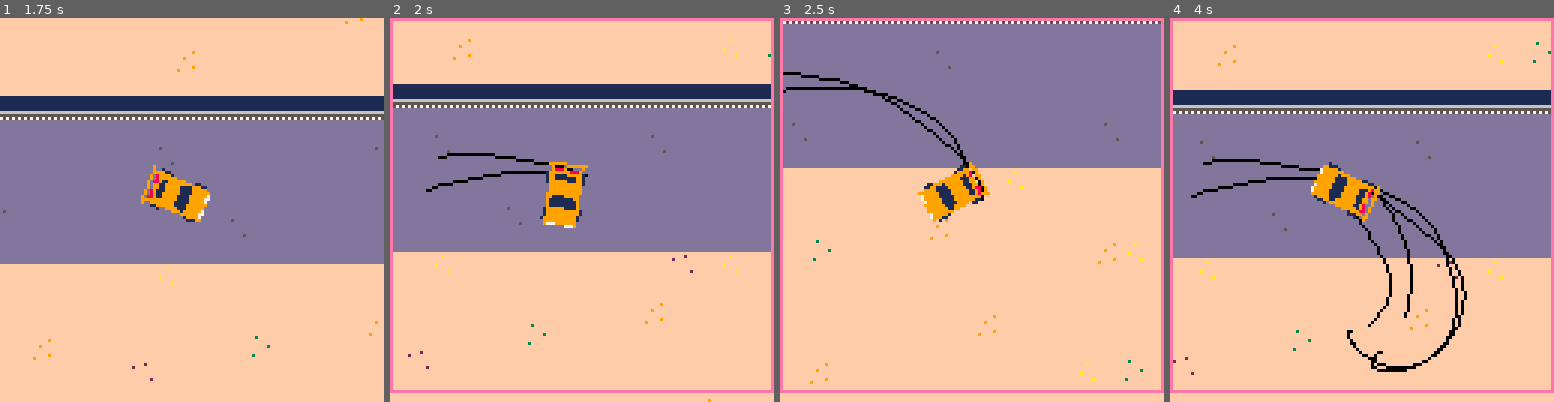
Above: before the commit, frames 1-4 (left to right).
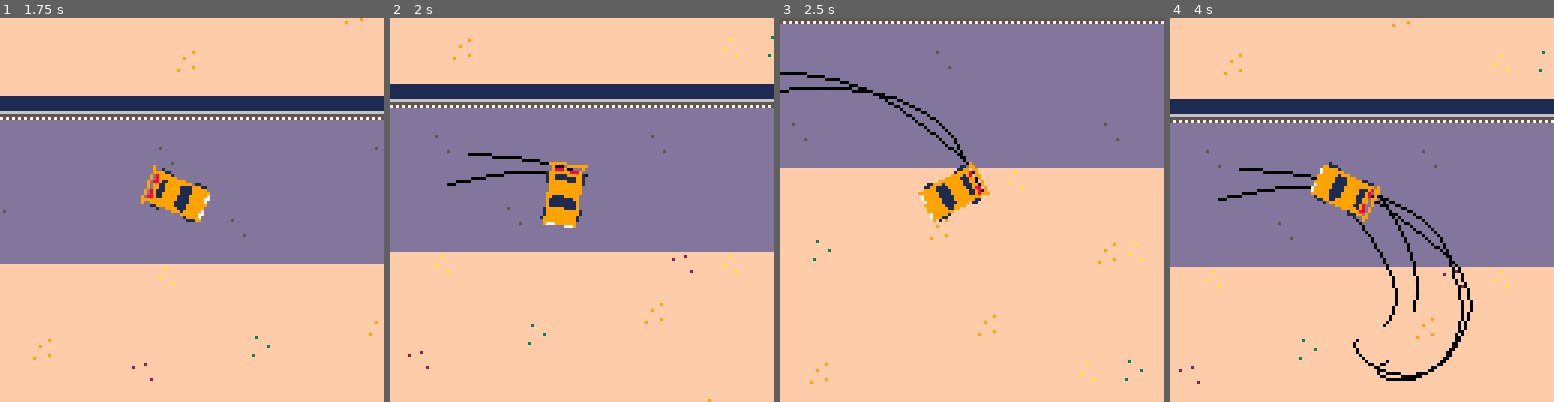
Above: after the commit, the same moments.

Repository: graearea/pico8
Game: PICO-8 cartridge skidmarks.p8
Same seed, same stepped clock (60 frames per second), same inputs: the game is played once before the commit and once after it.
Inputs:
- Up to frame 1 (1.75 s): tap X (X key) at 0.33, 1.07 s; hold Right from 1.6 s (still down)
- Up to frame 2 (2 s): keep holding Right; tap X (X key) at 1.85 s
- Up to frame 3 (2.5 s): release Right at 2.1 s; hold Right from 2.47 s (still down)
- Up to frame 4 (4 s): tap X (X key) at 2.97 s; release Right at 3.03 s; hold Left 3.08-3.58 s

Frame 1 is identical in both runs. In frame 2, 3.3% of the frame differs, in the area x 0-100%, y 0-98%; in frame 3, 3.3%; in frame 4, 16%.

Commit message:
awesome skids

Diff:
--- a/skidmarks.p8
+++ b/skidmarks.p8
@@ -71,10 +71,9 @@
  local prevy=nil
  for skid in all(skiddies) do
  	if(prevx != nil and skid.x !=nil ) do
-   if (window_x<skid.x and window_x+128>skid.x) then
-    if (window_y<skid.y and window_y+128>skid.y) then
+   if (window_x-10<skid.x and window_x+138>skid.x) then
+    if (window_y-10<skid.y and window_y+138>skid.y) then
     ops+=1
-     rect(window_x,window_y,window_x+127,window_y+124,14)
      line(prevx,prevy,skid.x,skid.y,0)
     end
    end
@@ -83,7 +82,7 @@
 	 prevy=skid.y
  end
  bob=#skiddies .. " " ..ops
- bob= "cpu" ..stat(1) .." ".. stat(7)
+ bob=bob .. "cpu" ..stat(1) .." ".. stat(7)
 end
 
 function round(num,places)
@@ -100,6 +99,7 @@
 bob=""
 skids_l={}
 skids_r={}
+alternate=0
 
 function draw_px(x,y,colour)
  pset(x,y,colour)
@@ -177,8 +177,12 @@
 
   self.dx=dx
   self.dy=dy
-
 		-- add skids
+		self:add_skids()
+	end,
+
+	add_skids=function(self)
+			if(alternate%4==0) then
 		if (skidding) then
 	  self:add_skid(skids_r,self.r_wheels[1],true)
 	  self:add_skid(skids_l,self.r_wheels[2],true)
@@ -190,6 +194,8 @@
    end
    was_skidding=false
 		end
+		end
+   alternate+=1
 
 	end,
 
